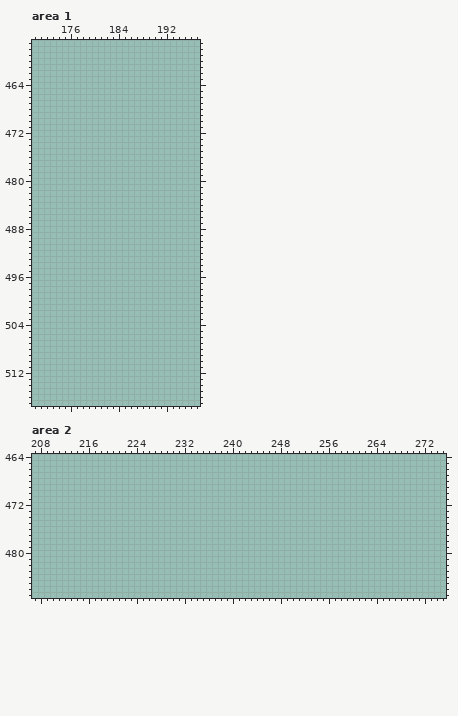
A pixel-art file gets an edit: Textures/ConceptArt/ConceptArt1.aseprite. That is the earlier state.
815x816 pixels, 1 frame. Colours within 5 levels of each other are drawn and written as one. Shown: area 1: x 170..197, y 457..517; area 2: x 207..275, y 464..487. The commit also changed other parts of the picture, which this record leaves out.
After:
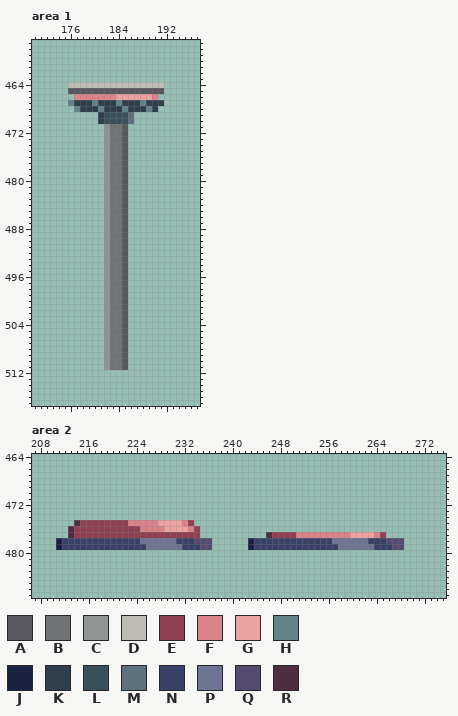
Palette (. is transparent): A #58585e  B #6f7374  C #8f9494  D #bdbdb5  E #914054  F #da838a  G #eaa3a0  H #628389  J #192443  K #2e3e4b  L #39505a  M #5c717b  N #384268  P #6d7593  Q #554a70  R #4e2d41
Edits made:
--- area 1
@@ x 170..197 @@
 463 ............................
-464 ............................
-465 ............................
-466 ............................
-467 ............................
-468 ............................
-469 ............................
-470 ............................
-471 ............................
-472 ............................
-473 ............................
-474 ............................
-475 ............................
-476 ............................
-477 ............................
-478 ............................
-479 ............................
-480 ............................
-481 ............................
-482 ............................
-483 ............................
-484 ............................
-485 ............................
-486 ............................
-487 ............................
-488 ............................
-489 ............................
-490 ............................
-491 ............................
-492 ............................
-493 ............................
-494 ............................
-495 ............................
-496 ............................
-497 ............................
-498 ............................
-499 ............................
-500 ............................
-501 ............................
-502 ............................
-503 ............................
-504 ............................
-505 ............................
-506 ............................
-507 ............................
-508 ............................
-509 ............................
-510 ............................
-511 ............................
+464 ......DDDDDDDDDDDDDDDD......
+465 ......AAAAAAAAAAAAAAAA......
+466 .......FFFFFFFGGGGGGF.......
+467 ......HKKKHKKKHKKKHKKK......
+468 .......HKKKHKKKHKKKHK.......
+469 ...........KLLLLM...........
+470 ...........KLLLLM...........
+471 ............CBBA............
+472 ............CBBA............
+473 ............CBBA............
+474 ............CBBA............
+475 ............CBBA............
+476 ............CBBA............
+477 ............CBBA............
+478 ............CBBA............
+479 ............CBBA............
+480 ............CBBA............
+481 ............CBBA............
+482 ............CBBA............
+483 ............CBBA............
+484 ............CBBA............
+485 ............CBBA............
+486 ............CBBA............
+487 ............CBBA............
+488 ............CBBA............
+489 ............CBBA............
+490 ............CBBA............
+491 ............CBBA............
+492 ............CBBA............
+493 ............CBBA............
+494 ............CBBA............
+495 ............CBBA............
+496 ............CBBA............
+497 ............CBBA............
+498 ............CBBA............
+499 ............CBBA............
+500 ............CBBA............
+501 ............CBBA............
+502 ............CBBA............
+503 ............CBBA............
+504 ............CBBA............
+505 ............CBBA............
+506 ............CBBA............
+507 ............CBBA............
+508 ............CBBA............
+509 ............CBBA............
+510 ............CBBA............
+511 ............CBBA............
 512 ............................
--- area 2
@@ x 207..275 @@
 474 .....................................................................
-475 .....................................................................
-476 .....................................................................
-477 .....................................................................
-478 .....................................................................
-479 .....................................................................
+475 .......REEEEEEEEFFFFFGGGGFE..........................................
+476 ......REEEEEEEEEEEFFFFGGGGFE.........................................
+477 ......REEEEEEEEEEEEEEEEEEEEE...........REEEEFFFFFFFFFGGGGFE..........
+478 ....JNNNNNNNNNNNNNPPPPPPNNNQQQ......JNNNNNNNNNNNNNPPPPPPNNNQQQ.......
+479 ....JNNNNNNNNNNNNNNPPPPPPNNNQQ......JNNNNNNNNNNNNNNPPPPPPNNNQQ.......
 480 .....................................................................
